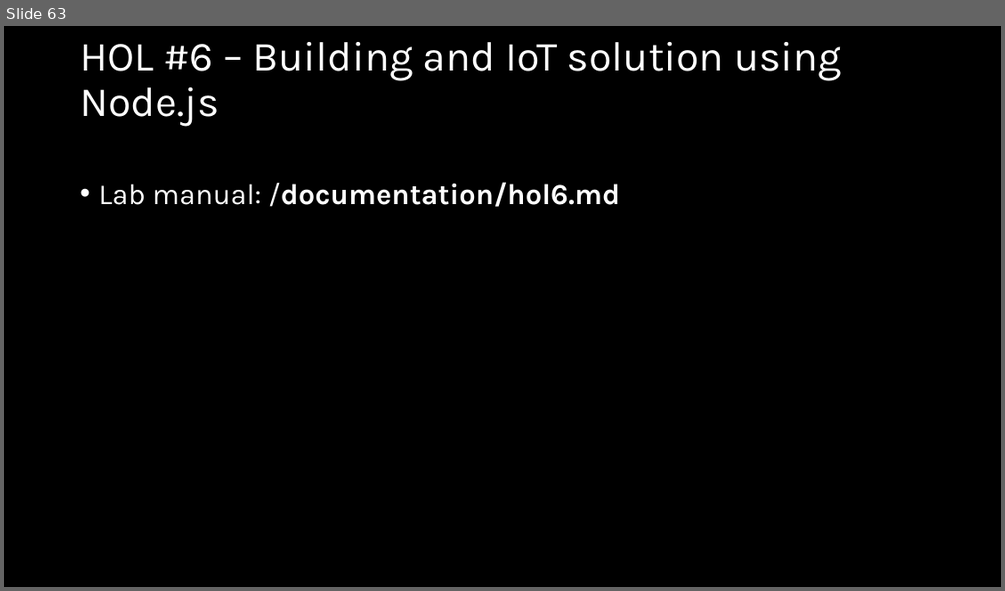
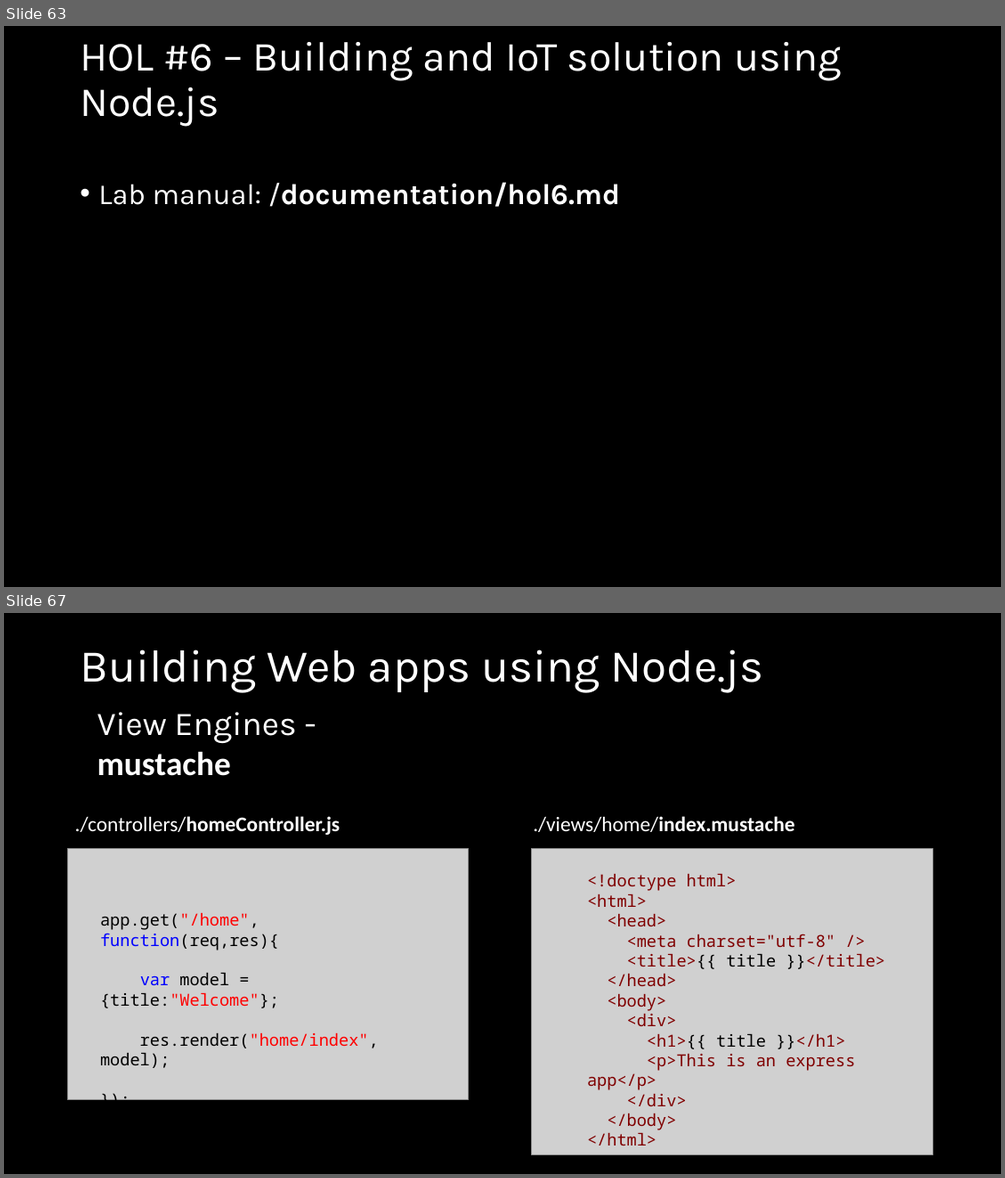
Before and after one commit to wmmihaa/Introduction-to-Node.js, a slide deck: slides/Introduction to Node.js.pptx. Shown one above the other, each under a label of ours: slide 63 before the commit, slides 63 and 67 after it; the slides between them are not shown. The pictures are 1005x591 and 1005x1178 pixels, drawn with LibreOffice and Linux fonts; fonts in the diff are those of the drawing; grey boxes stand for pictures. Boxes give left, top, right and bottom in pixels: in the first picture for what was removed or moved away, otherwise in the second. Text is boxed around its words. In the diff, an @@ line names an element or a change of style, - is before the commit and + after.

```diff
--- a/slides/Introduction to Node.js.pptx
+++ b/slides/Introduction to Node.js.pptx
@@ slide 67 added at (4,613,1001,1174), background #000000 @@
@@ title added at (80,649,764,693), 44 pt, text #FFFFFF @@
+Building Web apps using Node.js
@@ text added at (97,712,297,776), 32 pt, text #FFFFFF @@
+View Engines - mustache
@@ text added at (75,816,340,835), 20 pt, text #FFFFFF, bold @@
+./controllers/homeController.js
@@ text added at (533,816,794,832), 20 pt, text #FFFFFF, bold @@
+./views/home/index.mustache
@@ picture added at (67,849,469,1100) @@
@@ picture added at (532,849,933,1155) @@
@@ text added at (587,874,885,1145), 16 pt, text #800000 @@
+<!doctype html>
+<html>
+<head>
+<meta charset="utf-8" />
+<title>{{ title }}</title>
+</head>
+<body>
+<div>
+<h1>{{ title }}</h1>
+<p>This is an express app</p>
+</div>
+</body>
+</html>
@@ text added at (100,913,379,1068), 16 pt, text #000000 @@
+app.get("/home", function(req,res){
+var model = {title:"Welcome"};
+res.render("home/index", model);
+});
```
Also in this commit, not shown: 7 slides changed, 6 other slides added, 1 other file.
